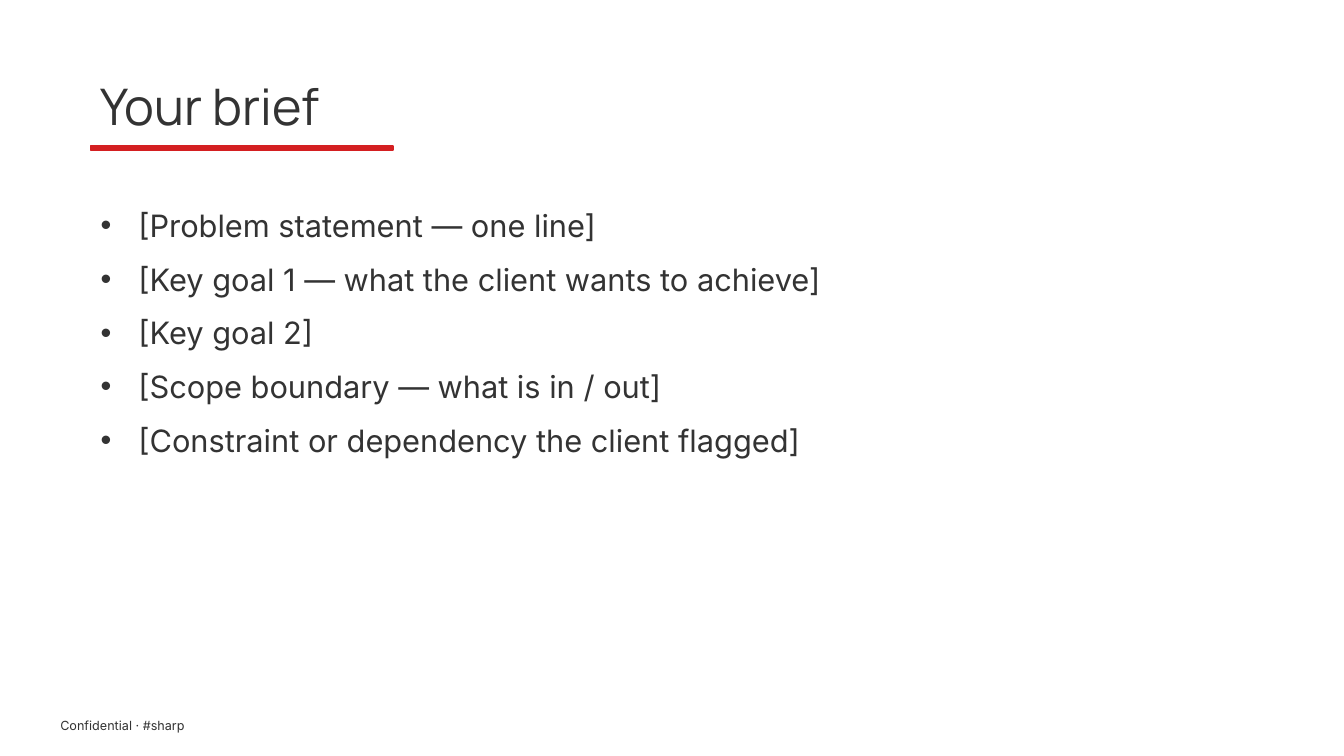
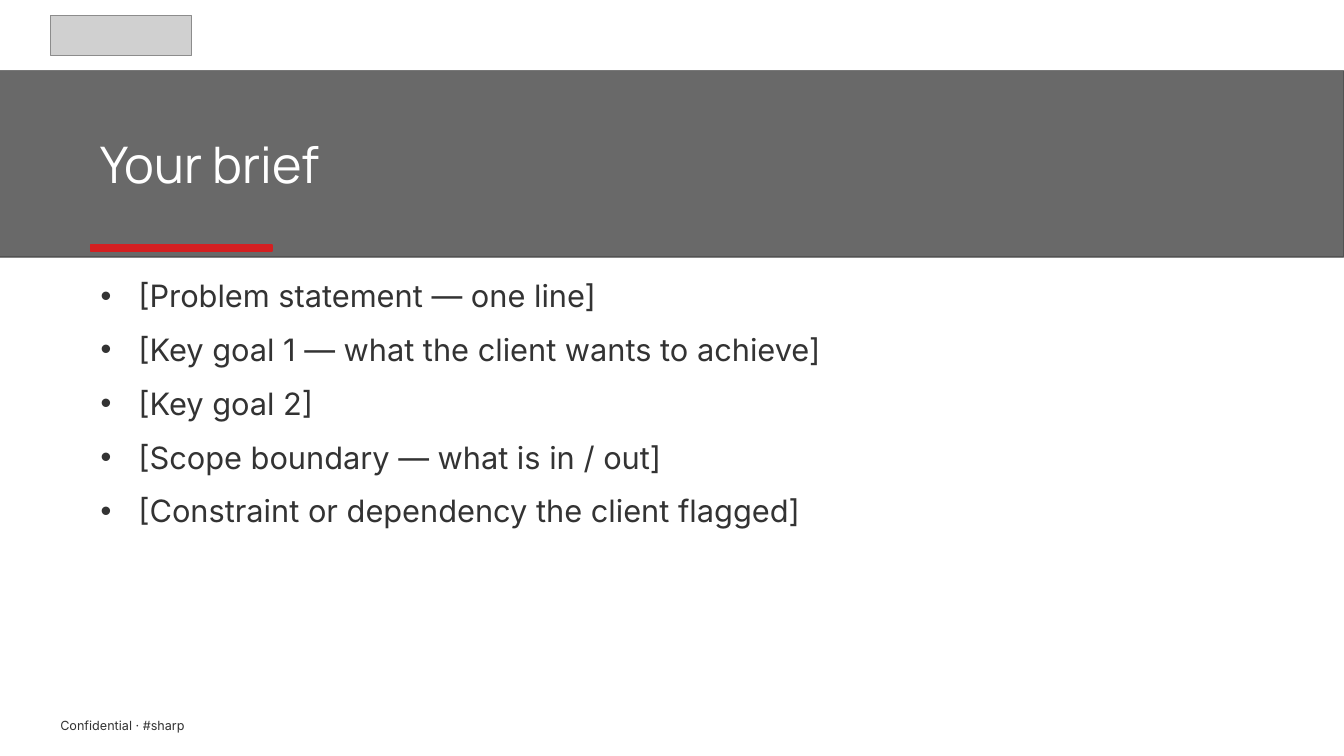
Before and after one commit to sharpdigital/sharpdigital.co.uk, a slide deck: slide 3 of docs/templates/proposal-template.pptx. Drawn at 1344x756 pixels with LibreOffice and Linux fonts; fonts in the diff are those of the drawing; grey boxes stand for pictures. Boxes give left, top, right and bottom in pixels: in the first picture for what was removed or moved away, otherwise in the second. Text is boxed around its words. In the diff, an @@ line names an element or a change of style, - is before the commit and + after.

```diff
--- a/docs/templates/proposal-template.pptx
+++ b/docs/templates/proposal-template.pptx
@@ picture added at [50,15,192,55] @@
@@ line added from (0, 71) to (1344, 71), #EEEEEE 0.75 pt @@
@@ picture added at [0,71,1344,257] @@
@@ rectangle added at [0,71,1344,257], fill #333333 at 65% opacity @@
@@ text "Your brief" at [101,146,320,184]: text colour #333333 to #FFFFFF @@
@@ rectangle: place and size @@
-rectangle at [91,146,393,150]
+rectangle at [91,245,272,251]
@@ text "[Problem statement — one line]": place and size @@
-text "[Problem statement — one line]" at [138,212,820,458]
+text "[Problem statement — one line]" at [138,282,820,529]
```
Also in this commit, not shown: 4 other slides changed, 3 other files.
